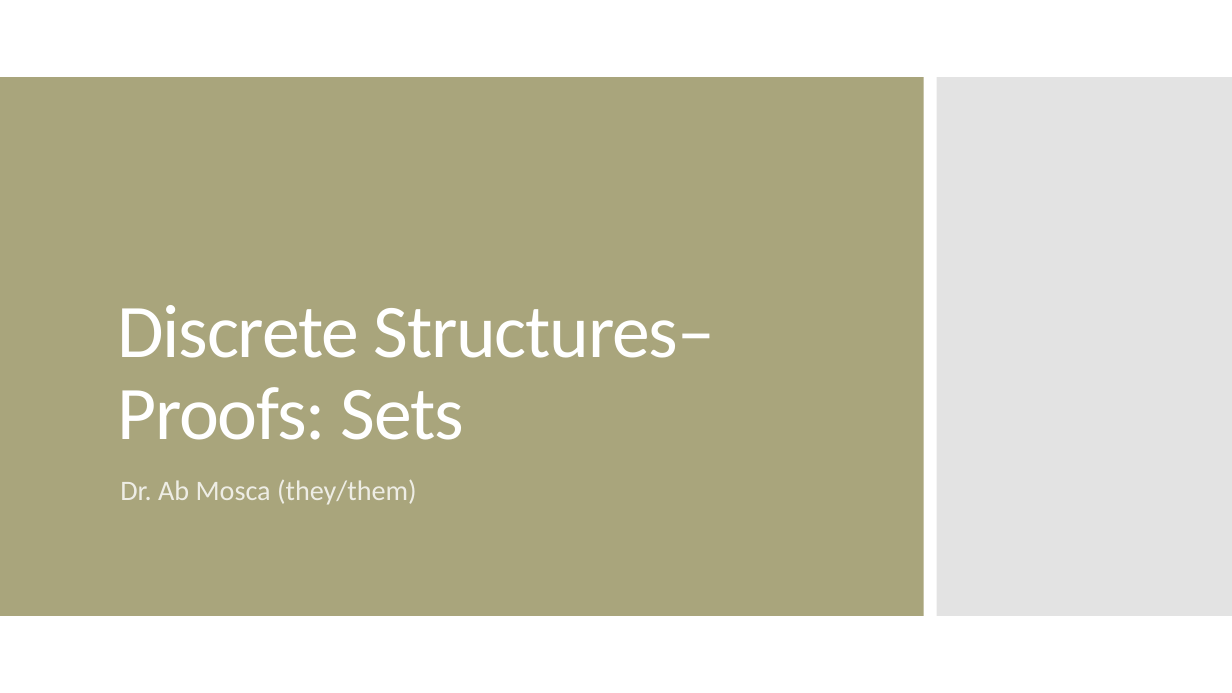
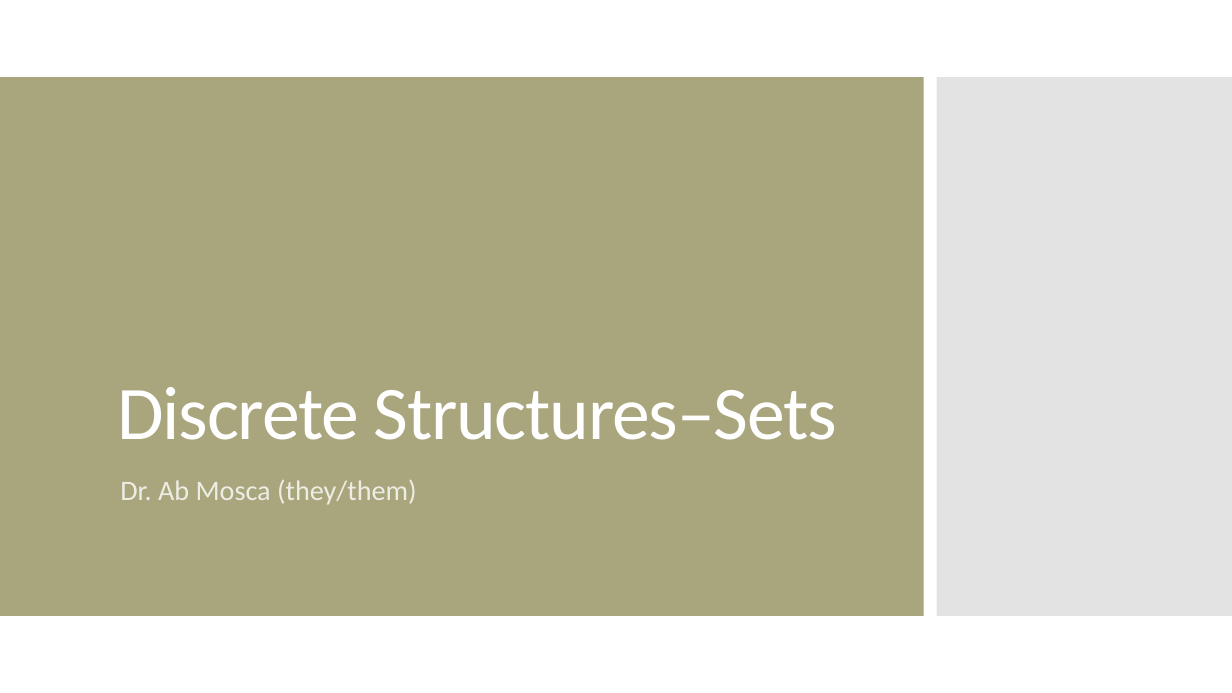
Before and after one commit to amosca01/MATH220-S24, a slide deck: slide 1 of slides/07-sets.pptx. Drawn at 1232x693 pixels with LibreOffice and Linux fonts; fonts in the diff are those of the drawing. Boxes give left, top, right and bottom in pixels: in the first picture for what was removed or moved away, otherwise in the second. Text is boxed around its words. In the diff, an @@ line names an element or a change of style, - is before the commit and + after.

Commit message:
slides

```diff
--- a/slides/07-sets.pptx
+++ b/slides/07-sets.pptx
@@ title at [117, 387, 837, 440]: text changed @@
-Discrete Structures– Proofs: Sets
+Discrete Structures–Sets
```
Also in this commit, not shown: 10 other files.
